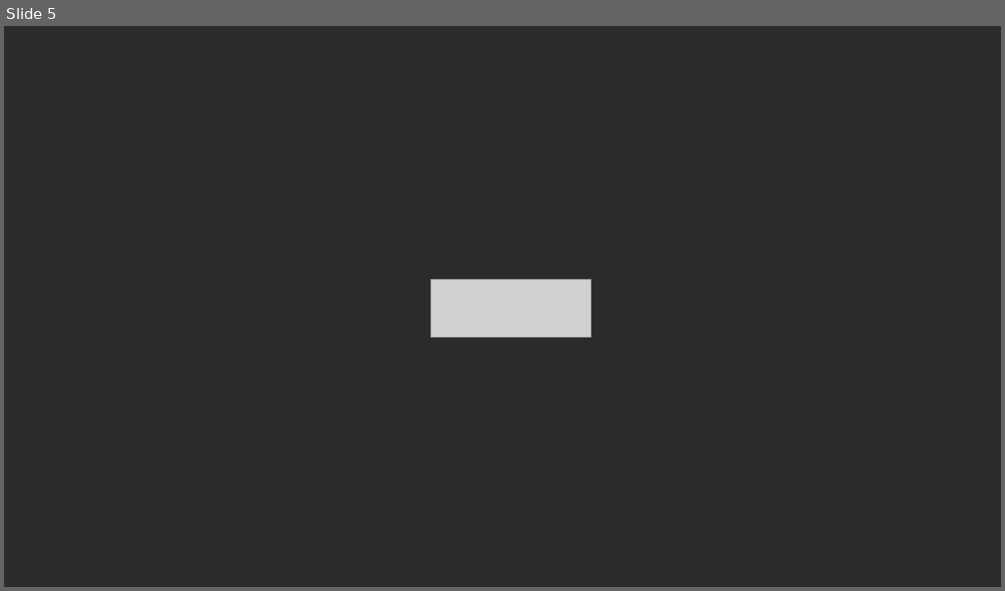
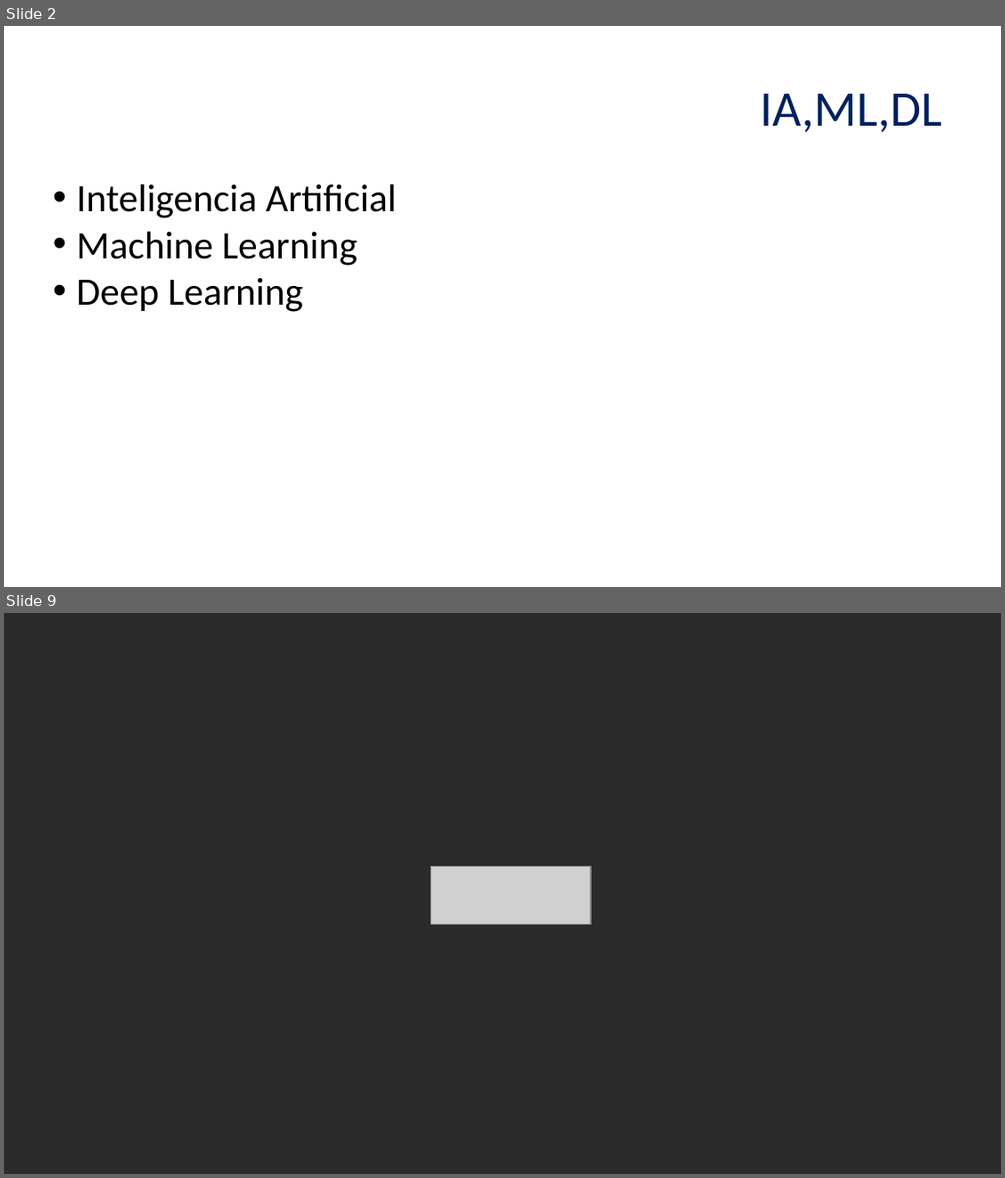
Before and after one commit to llealgt/Presentacion_UVG_Semana_de_a_tecnologia_2017, a slide deck: UVG_NLP_Presentation.pptx. Shown one above the other, each under a label of ours: slide 5 before the commit, slides 2 and 9 after it; the slides between them are not shown. The pictures are 1005x591 and 1005x1178 pixels, drawn with LibreOffice and Linux fonts; fonts in the diff are those of the drawing; grey boxes stand for pictures; background and template pictures are left out; a plain dark background stands for a picture behind light text. Boxes give left, top, right and bottom in pixels: in the first picture for what was removed or moved away, otherwise in the second. Text is boxed around its words. In the diff, an @@ line names an element or a change of style, - is before the commit and + after.

```diff
--- a/UVG_NLP_Presentation.pptx
+++ b/UVG_NLP_Presentation.pptx
@@ slide 2 added at bbox=[4, 26, 1001, 587], background picture (left out) @@
@@ text added at bbox=[760, 94, 942, 132], 36 pt, text #002060 @@
+IA,ML,DL
@@ text added at bbox=[76, 184, 396, 312], 28 pt, text #000000 @@
+• Inteligencia Artificial
+• Machine Learning
+• Deep Learning
@@ what was slide 5 is now slide 9 @@
```
Also in this commit, not shown: 1 slide changed, 6 other slides added, 3 slides removed, 1 other file.
